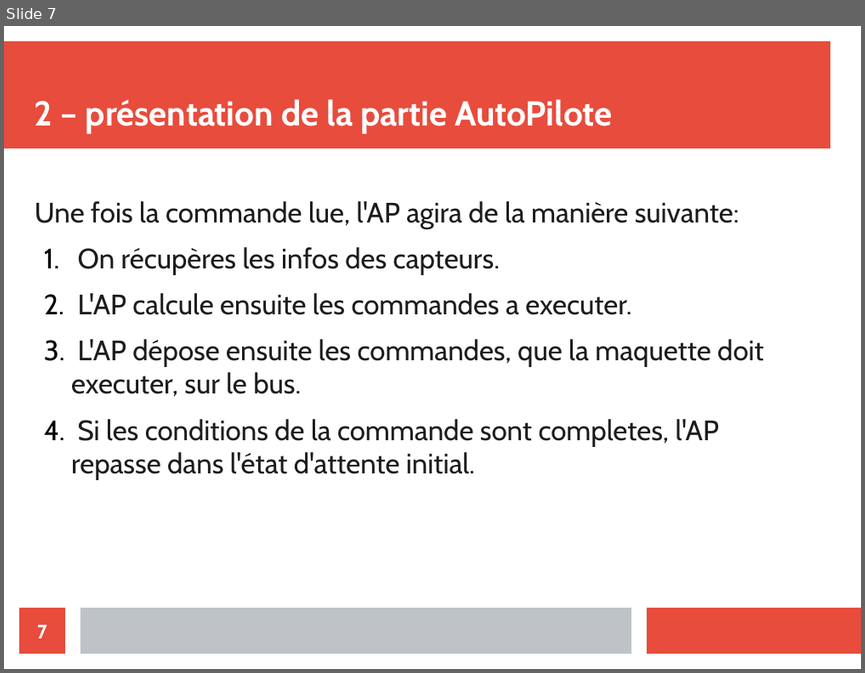
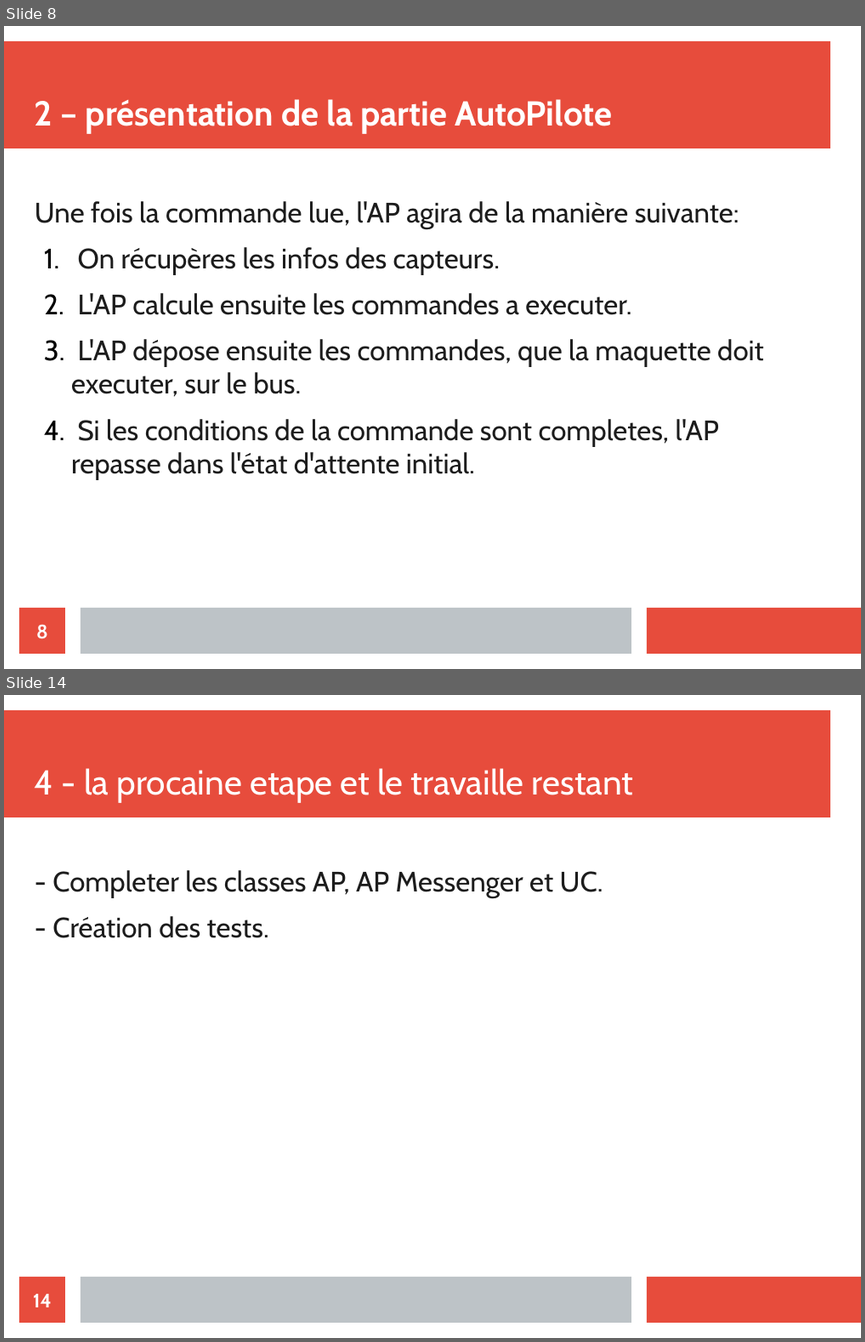
Before and after one commit to athmanmekh/AuttoPIlote-X-OPEN-PILOT, a slide deck: presentation/diapoPresentation.odp. Shown one above the other, each under a label of ours: slide 7 before the commit, slides 8 and 14 after it; the slides between them are not shown. The pictures are 865x673 and 865x1342 pixels, drawn with LibreOffice and Linux fonts; fonts in the diff are those of the drawing. Boxes give left, top, right and bottom in pixels: in the first picture for what was removed or moved away, otherwise in the second. Text is boxed around its words. In the diff, an @@ line names an element or a change of style, - is before the commit and + after.

```diff
--- a/presentation/diapoPresentation.odp
+++ b/presentation/diapoPresentation.odp
@@ slide 14 added at bbox=[4, 695, 861, 1338], background #FFFFFF; not listed: 3 template elements that a slide beside it also shows @@
@@ title added at bbox=[35, 768, 633, 803], 32 pt, text #FFFFFF @@
+4 - la procaine etape et le travaille restant
@@ text added at bbox=[52, 870, 603, 938], 26 pt, text #1C1C1C @@
+- Completer les classes AP, AP Messenger et UC.
+- Création des tests.
@@ page number added at bbox=[19, 1276, 65, 1322], fill #E74C3C, 18 pt, text #FFFFFF, bold @@
+14
@@ what was slide 7 is now slide 8 @@
@@ page number at bbox=[36, 624, 48, 639]: text changed @@
-7
+8
```
Also in this commit, not shown: 4 slides changed, 4 other slides added, 3 other files.
